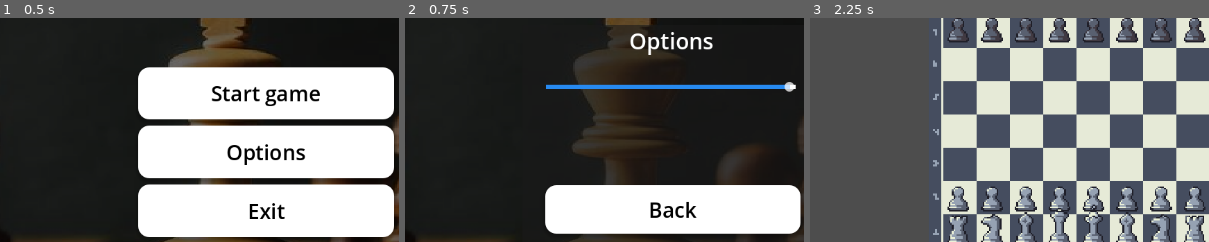
Above: before the commit, frames 1-3 (left to right).
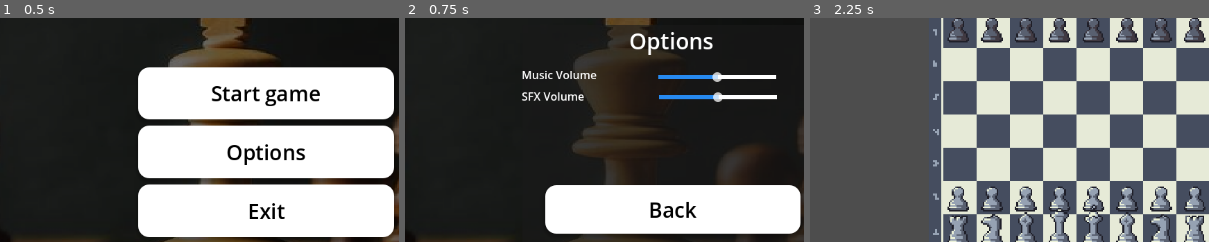
Above: after the commit, the same moments.

Repository: Ataik7/ajedrez
Game: Godot game, scene res://Scenes/main_menu.tscn
The game is run twice, just before and just after one commit, with the same random seed, the same clock (stepped at 60 frames per second) and the same inputs.
Inputs:
- Up to frame 1 (0.5 s): no input
- Up to frame 2 (0.75 s): click "Options" at 0.5 s
- Up to frame 3 (2.25 s): click "Back" at 1.25 s; click "Start game" at 2 s
The pictures show only the part of the screen within x 17-67%, y 29-78%; the shares and areas given below are measured in that part.

Frame 1 is identical in both runs. In frame 2, 3.4% of the frame differs, in the area x 29-98%, y 23-38%; in frame 3, nothing differs.

Commit message:
Updated options menu

Diff:
--- a/ajedrez/Scenes/Tablero.tscn
+++ b/ajedrez/Scenes/Tablero.tscn
@@ -7,7 +7,6 @@
 [node name="CanvasLayer" type="CanvasLayer" parent="."]
 
 [node name="Button" type="Button" parent="CanvasLayer"]
-anchors_preset = -1
 offset_left = 1078.0
 offset_top = 613.0
 offset_right = 1154.0
--- a/ajedrez/Scenes/main_menu.tscn
+++ b/ajedrez/Scenes/main_menu.tscn
@@ -1,9 +1,10 @@
-[gd_scene load_steps=12 format=3 uid="uid://dx8sb0yjqkq5g"]
+[gd_scene load_steps=13 format=3 uid="uid://dx8sb0yjqkq5g"]
 
 [ext_resource type="Script" uid="uid://cbm1d7wog058s" path="res://Scripts/ui/main_menu.gd" id="1_1ehe0"]
 [ext_resource type="Texture2D" uid="uid://b6ogn5acw5yvw" path="res://ui/menu/background-chess.jpg" id="2_ce3w2"]
 [ext_resource type="FontFile" uid="uid://cflo4mxbqu2vb" path="res://Fonts/GrapeSoda.ttf" id="3_n45e2"]
 [ext_resource type="AudioStream" uid="uid://oim5soaqki2l" path="res://Sounds/music/Zelda Main Theme.mp3" id="4_ce3w2"]
+[ext_resource type="Script" uid="uid://dq3rw2s1lndx7" path="res://Scripts/ui/audio_control.gd" id="5_n45e2"]
 
 [sub_resource type="StyleBoxTexture" id="StyleBoxTexture_4gkdq"]
 texture = ExtResource("2_ce3w2")
@@ -49,7 +50,7 @@
 color = Color(0.15294118, 0.5411765, 0.9411765, 1)
 thickness = 6
 
-[node name="MainMenu" type="Control"]
+[node name="MainMenu (Control)" type="Control"]
 layout_mode = 3
 anchors_preset = 15
 anchor_right = 1.0
@@ -66,6 +67,26 @@
 grow_horizontal = 2
 grow_vertical = 2
 theme_override_styles/panel = SubResource("StyleBoxTexture_4gkdq")
+
+[node name="TitleLabel" type="Label" parent="."]
+layout_mode = 1
+anchors_preset = 8
+anchor_left = 0.5
+anchor_top = 0.5
+anchor_right = 0.5
+anchor_bottom = 0.5
+offset_left = -230.5
+offset_top = -263.0
+offset_right = 230.5
+offset_bottom = -161.0
+grow_horizontal = 2
+grow_vertical = 2
+theme_override_colors/font_shadow_color = Color(0, 0, 0, 1)
+theme_override_constants/shadow_offset_x = 10
+theme_override_fonts/font = ExtResource("3_n45e2")
+theme_override_font_sizes/font_size = 101
+text = "Chess game"
+horizontal_alignment = 1
 
 [node name="MainButtons" type="VBoxContainer" parent="."]
 visible = false
@@ -83,7 +104,7 @@
 grow_vertical = 2
 theme_override_constants/separation = 9
 
-[node name="Start game" type="Button" parent="MainButtons"]
+[node name="StartButton" type="Button" parent="MainButtons"]
 layout_mode = 2
 size_flags_vertical = 3
 theme_override_colors/font_color = Color(0, 0, 0, 1)
@@ -99,7 +120,7 @@
 text = "Start game
 "
 
-[node name="Options" type="Button" parent="MainButtons"]
+[node name="OptionsButton" type="Button" parent="MainButtons"]
 layout_mode = 2
 size_flags_vertical = 3
 theme_override_colors/font_color = Color(0, 0, 0, 1)
@@ -115,7 +136,7 @@
 text = "Options
 "
 
-[node name="Exit" type="Button" parent="MainButtons"]
+[node name="ExitButton" type="Button" parent="MainButtons"]
 layout_mode = 2
 size_flags_vertical = 3
 theme_override_colors/font_color = Color(0, 0, 0, 1)
@@ -129,31 +150,6 @@
 theme_override_styles/hover = SubResource("StyleBoxFlat_gvx18")
 theme_override_styles/focus = SubResource("StyleBoxEmpty_or6mk")
 text = "Exit"
-
-[node name="lblTitle" type="Label" parent="."]
-layout_mode = 1
-anchors_preset = 8
-anchor_left = 0.5
-anchor_top = 0.5
-anchor_right = 0.5
-anchor_bottom = 0.5
-offset_left = -230.5
-offset_top = -263.0
-offset_right = 230.5
-offset_bottom = -161.0
-grow_horizontal = 2
-grow_vertical = 2
-theme_override_colors/font_shadow_color = Color(0, 0, 0, 1)
-theme_override_constants/shadow_offset_x = 10
-theme_override_fonts/font = ExtResource("3_n45e2")
-theme_override_font_sizes/font_size = 101
-text = "Chess game"
-horizontal_alignment = 1
-
-[node name="AudioStreamPlayer2D" type="AudioStreamPlayer2D" parent="."]
-stream = ExtResource("4_ce3w2")
-autoplay = true
-bus = &"Music"
 
 [node name="Options" type="Panel" parent="."]
 layout_mode = 1
@@ -169,41 +165,78 @@
 grow_horizontal = 2
 grow_vertical = 2
 
-[node name="Control" type="Control" parent="Options"]
-layout_mode = 1
-anchors_preset = 8
-anchor_left = 0.5
-anchor_top = 0.5
-anchor_right = 0.5
-anchor_bottom = 0.5
-offset_left = -210.0
-offset_top = -174.5
-offset_right = 218.0
-offset_bottom = 173.5
-grow_horizontal = 2
-grow_vertical = 2
-
-[node name="MusicSlider" type="HSlider" parent="Options/Control"]
-layout_mode = 0
-offset_left = 30.0
-offset_top = 68.0
-offset_right = 388.0
-offset_bottom = 104.0
+[node name="TitleLabel" type="Label" parent="Options"]
+layout_mode = 1
+anchors_preset = 10
+anchor_right = 1.0
+offset_bottom = 45.0
+grow_horizontal = 2
+theme_override_font_sizes/font_size = 32
+text = "Options"
+horizontal_alignment = 1
+
+[node name="AudioSection" type="VBoxContainer" parent="Options"]
+layout_mode = 0
+offset_left = -1.0
+offset_top = 60.0
+offset_right = 430.0
+offset_bottom = 137.0
+
+[node name="MusicVolumeLabel" type="Label" parent="Options/AudioSection"]
+layout_mode = 2
+text = "Music Volume"
+
+[node name="panelOptions" type="Control" parent="Options/AudioSection"]
+layout_mode = 2
+script = ExtResource("5_n45e2")
+
+[node name="MusicSlider" type="HSlider" parent="Options/AudioSection/panelOptions"]
+layout_mode = 0
+offset_left = 198.0
+offset_top = -30.0
+offset_right = 366.0
+offset_bottom = 6.0
 theme_override_styles/slider = SubResource("StyleBoxLine_ce3w2")
 theme_override_styles/grabber_area = SubResource("StyleBoxLine_n45e2")
 theme_override_styles/grabber_area_highlight = SubResource("StyleBoxLine_n45e2")
 max_value = 1.0
-step = 0.05
-value = 1.0
-
-[node name="VolumePopup" type="Label" parent="Options/Control"]
+step = 0.01
+
+[node name="VolumePopup" type="Label" parent="Options/AudioSection/panelOptions"]
 layout_mode = 0
 offset_left = -366.0
 offset_top = -198.0
 offset_right = -326.0
 offset_bottom = -175.0
 
-[node name="Back" type="Button" parent="Options"]
+[node name="SFXVolumeLabel" type="Label" parent="Options/AudioSection"]
+layout_mode = 2
+text = "SFX Volume"
+
+[node name="SFXControl" type="Control" parent="Options/AudioSection"]
+layout_mode = 2
+script = ExtResource("5_n45e2")
+
+[node name="MusicSlider" type="HSlider" parent="Options/AudioSection/SFXControl"]
+layout_mode = 0
+offset_left = 199.0
+offset_top = -32.0
+offset_right = 367.0
+offset_bottom = 4.0
+theme_override_styles/slider = SubResource("StyleBoxLine_ce3w2")
+theme_override_styles/grabber_area = SubResource("StyleBoxLine_n45e2")
+theme_override_styles/grabber_area_highlight = SubResource("StyleBoxLine_n45e2")
+max_value = 1.0
+step = 0.01
+
+[node name="VolumePopup" type="Label" parent="Options/AudioSection/SFXControl"]
+layout_mode = 0
+offset_left = -366.0
+offset_top = -198.0
+offset_right = -326.0
+offset_bottom = -175.0
+
+[node name="BackButton" type="Button" parent="Options"]
 layout_mode = 0
 offset_left = 33.0
 offset_top = 231.0
@@ -223,18 +256,19 @@
 text = "Back
 "
 
-[node name="lblOptions" type="Label" parent="Options"]
-layout_mode = 1
-anchors_preset = 10
-anchor_right = 1.0
-offset_bottom = 90.0
-grow_horizontal = 2
-theme_override_font_sizes/font_size = 32
-text = "Options"
-horizontal_alignment = 1
-
-[connection signal="pressed" from="MainButtons/Start game" to="." method="_on_start_game_pressed"]
-[connection signal="pressed" from="MainButtons/Options" to="." method="_on_options_pressed"]
-[connection signal="pressed" from="MainButtons/Exit" to="." method="_on_exit_pressed"]
-[connection signal="value_changed" from="Options/Control/MusicSlider" to="Options/Control/MusicSlider" method="_on_value_changed"]
-[connection signal="pressed" from="Options/Back" to="." method="_on_back_options_pressed"]
+[node name="VideoSection" type="VBoxContainer" parent="Options"]
+layout_mode = 0
+offset_right = 40.0
+offset_bottom = 40.0
+
+[node name="AudioStreamPlayer2D" type="AudioStreamPlayer2D" parent="."]
+stream = ExtResource("4_ce3w2")
+autoplay = true
+bus = &"Music"
+
+[connection signal="pressed" from="MainButtons/StartButton" to="." method="_on_start_game_pressed"]
+[connection signal="pressed" from="MainButtons/OptionsButton" to="." method="_on_options_pressed"]
+[connection signal="pressed" from="MainButtons/ExitButton" to="." method="_on_exit_pressed"]
+[connection signal="value_changed" from="Options/AudioSection/panelOptions/MusicSlider" to="Options/AudioSection/panelOptions/MusicSlider" method="_on_value_changed"]
+[connection signal="value_changed" from="Options/AudioSection/SFXControl/MusicSlider" to="Options/AudioSection/SFXControl/MusicSlider" method="_on_value_changed"]
+[connection signal="pressed" from="Options/BackButton" to="." method="_on_back_options_pressed"]
--- a/ajedrez/Scripts/ui/audio_control.gd
+++ b/ajedrez/Scripts/ui/audio_control.gd
@@ -1,99 +1,73 @@
 extends Control
-class_name AudioControl
-
-## Control genérico de volumen con slider y popup visual
-## Se puede reutilizar para música, efectos, master, etc.
 
 @onready var slider: HSlider = $MusicSlider
 @onready var popup: Label = $VolumePopup
-
-# Nombre del bus de audio (Music, SFX, Master, etc.)
-@export var audio_bus_name:  String = "Master"
-
-# Opciones de visualización
-@export var show_percentage: bool = true
-@export var popup_offset_y: float = -40.0
-@export var popup_duration: float = 1.5
+@export var audio_bus_name: String = "Music"
 
 var audio_bus_id: int
-var hide_timer:  Timer
+var hide_timer := Timer.new()
 
 func _ready() -> void:
 	# Validar que el bus existe
 	audio_bus_id = AudioServer. get_bus_index(audio_bus_name)
 	if audio_bus_id == -1:
-		push_error("Audio bus '" + audio_bus_name + "' no existe!")
+		push_error("❌ Audio bus '" + audio_bus_name + "' no existe!")
+		push_error("Crea el bus en: Editor → Audio (pestaña inferior)")
 		return
 
 	# Conectar señal del slider
 	if slider:
+		# Establecer valor inicial al 50%
+		slider.value = 0.5
+
+		# Establecer el volumen del bus también al 50%
+		var db = linear_to_db(0.5)
+		AudioServer.set_bus_volume_db(audio_bus_id, db)
+
 		slider.value_changed.connect(_on_value_changed)
-		# Inicializar slider con el volumen actual
-		_load_current_volume()
+
+		print("🔊 Volumen inicial establecido a: 50%")
 	else:
-		push_warning("No se encontró el nodo 'MusicSlider'")
+		push_warning("⚠️ No se encontró el nodo 'MusicSlider'")
 
 	# Configurar popup
 	if popup:
 		popup.visible = false
+	else:
+		push_warning("⚠️ No se encontró el nodo 'VolumePopup'")
 
 	# Configurar temporizador
-	hide_timer = Timer.new()
 	add_child(hide_timer)
-	hide_timer.wait_time = popup_duration
+	hide_timer.wait_time = 1.5
 	hide_timer.one_shot = true
-	hide_timer.timeout.connect(_hide_popup)
+	hide_timer.timeout. connect(_hide_popup)
 
-## Carga el volumen actual del bus al slider
+# Carga el volumen actual del bus
 func _load_current_volume() -> void:
 	var current_db = AudioServer.get_bus_volume_db(audio_bus_id)
 	var current_linear = db_to_linear(current_db)
 	slider.value = current_linear
 
-## Callback cuando cambia el valor del slider
 func _on_value_changed(new_value: float) -> void:
 	# Actualizar volumen del bus
 	var db = linear_to_db(new_value)
 	AudioServer.set_bus_volume_db(audio_bus_id, db)
 
-	# Mostrar popup si está habilitado
-	if show_percentage and popup:
-		_show_popup(new_value)
+	print("🔊 Volumen cambiado a: ", int(new_value * 100), "%")
 
-## Muestra el popup con el porcentaje
-func _show_popup(value: float) -> void:
-	# Calcular porcentaje
-	var percentage = roundi(value * 100)
-	popup.text = str(percentage) + "%"
-	popup.visible = true
+	# Mostrar popup
+	if popup:
+		popup.text = str(int(new_value * 100)) + "%"
+		popup.visible = true
 
-	# Posicionar el popup sobre el cursor del slider
-	if slider:
-		var handle_x = slider.size.x * value
+		# Posicionar el popup sobre el cursor del slider
+		var handle_x = slider.size.x * new_value
 		var global_slider_pos = slider.global_position
-		popup.global_position = global_slider_pos + Vector2(
-			handle_x - popup.size.x / 2,
-			popup_offset_y
-		)
+		popup. global_position = global_slider_pos + Vector2(handle_x - popup.size.x / 2, -40)
 
-	# Reiniciar temporizador
-	hide_timer.start()
+		# Reiniciar temporizador
+		hide_timer.start()
 
-## Oculta el popup
 func _hide_popup() -> void:
 	if popup:
 		popup.visible = false
-
-## Mutea/desmutea el bus
-func set_mute(muted: bool) -> void:
-	AudioServer.set_bus_mute(audio_bus_id, muted)
-
-## Obtiene el volumen actual (0.0 a 1.0)
-func get_volume() -> float:
-	var db = AudioServer.get_bus_volume_db(audio_bus_id)
-	return db_to_linear(db)
-
-## Establece el volumen (0.0 a 1.0)
-func set_volume(value: float) -> void:
-	if slider:
-		slider.value = clamp(value, 0.0, 1.0)
